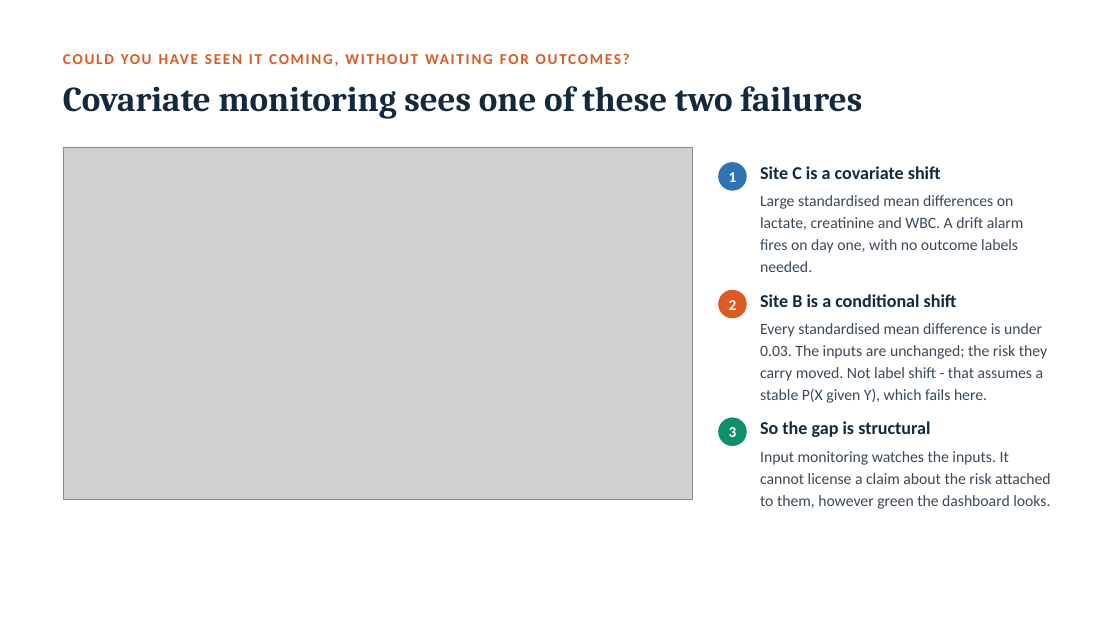
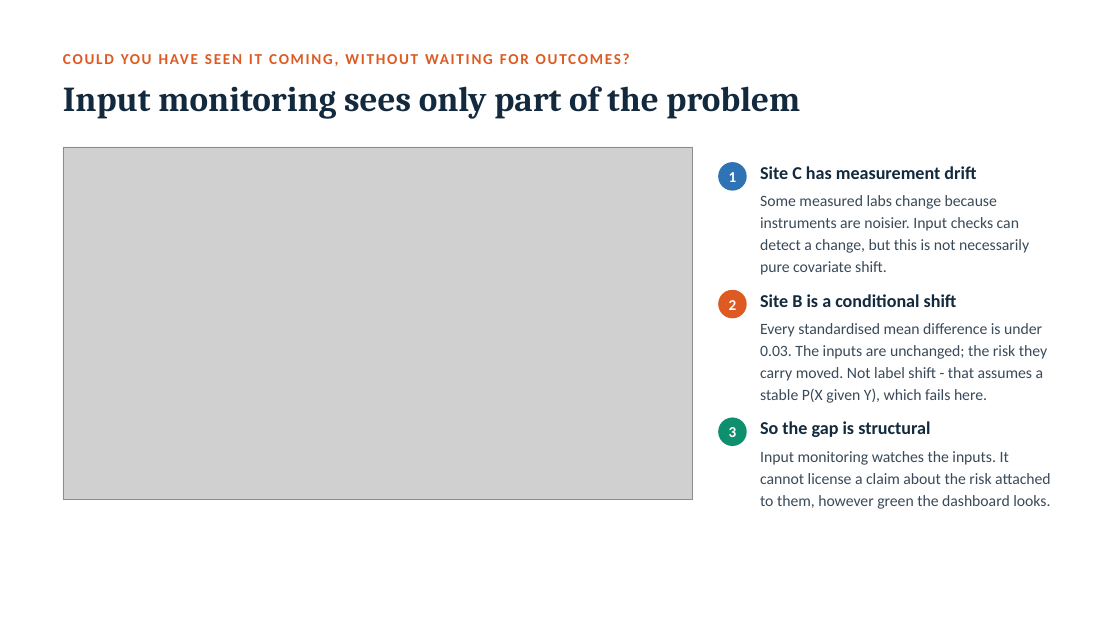
Before and after one commit to vafaei-ar/ai-uncertainty-2026-healthcare, a slide deck: slide 19 of slides/lecture1_honest_probabilities.pptx. Drawn at 1120x630 pixels with LibreOffice and Linux fonts; fonts in the diff are those of the drawing; grey boxes stand for pictures. Boxes give left, top, right and bottom in pixels: in the first picture for what was removed or moved away, otherwise in the second. Text is boxed around its words. In the diff, an @@ line names an element or a change of style, - is before the commit and + after.

```diff
--- a/slides/lecture1_honest_probabilities.pptx
+++ b/slides/lecture1_honest_probabilities.pptx
@@ text at (x1=63, y1=86, x2=800, y2=119): text changed @@
-Covariate monitoring sees one of these two failures
+Input monitoring sees only part of the problem
@@ text at (x1=760, y1=166, x2=976, y2=179): text changed @@
-Site C is a covariate shift
+Site C has measurement drift
@@ text at (x1=760, y1=195, x2=1029, y2=275): text changed @@
-Large standardised mean differences on lactate, creatinine and WBC. A drift alarm fires on day one, with no outcome labels needed.
+Some measured labs change because instruments are noisier. Input checks can detect a change, but this is not necessarily pure covariate shift.
```
Also in this commit, not shown: 4 other slides changed, 42 other files.
